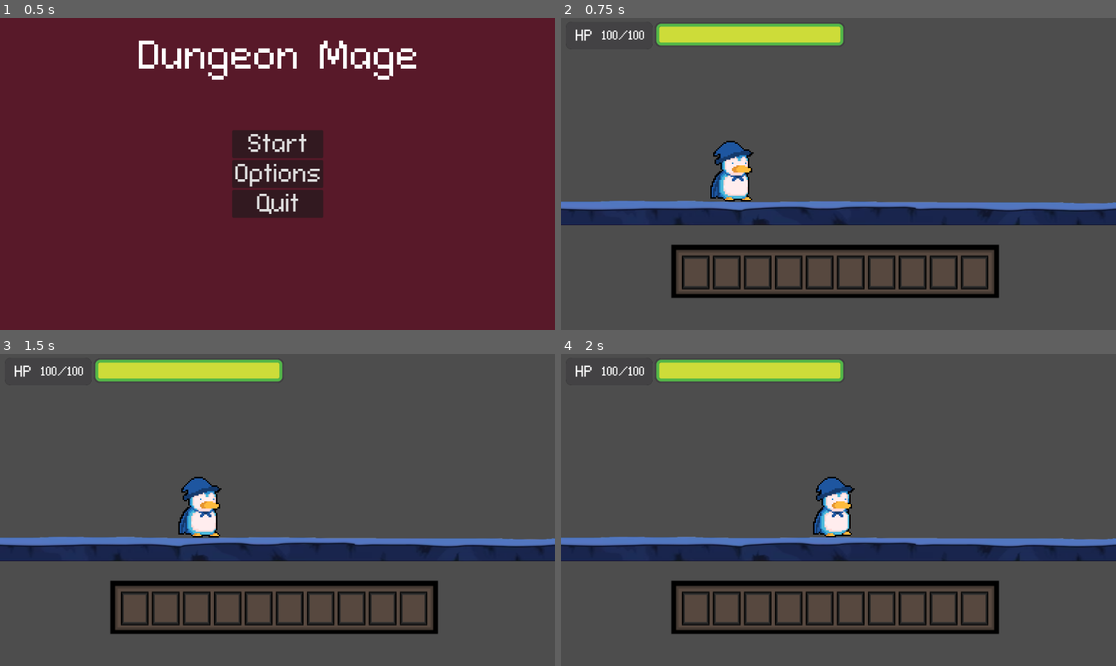
Above: before the commit, frames 1-4 (two rows, left to right).
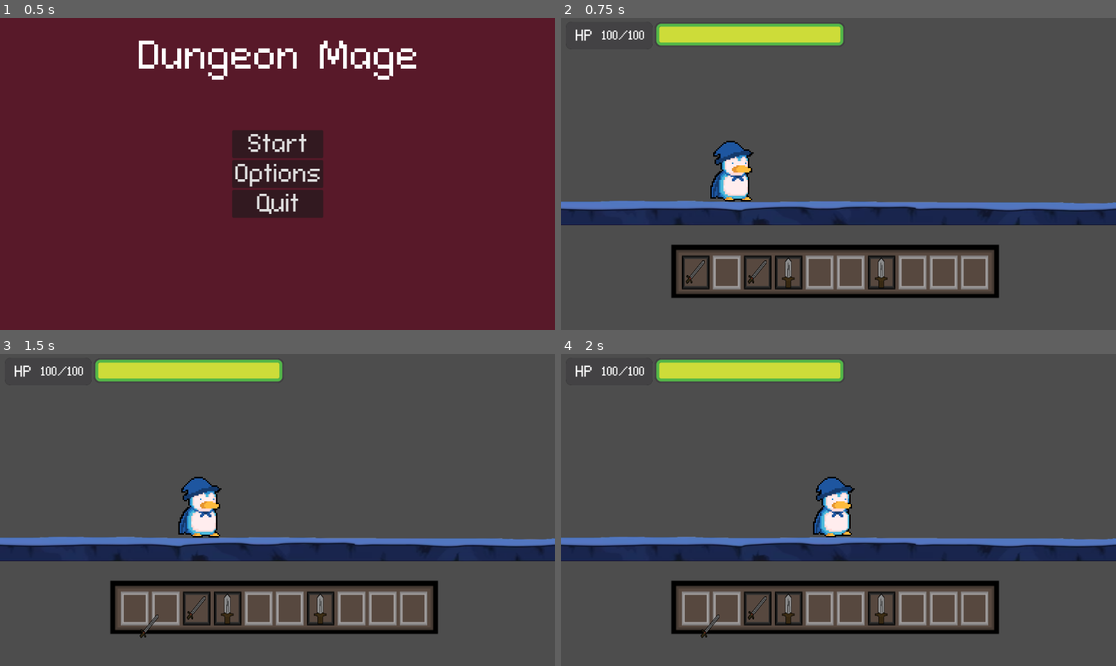
Above: after the commit, the same moments.

Repository: domalomn/DungeonMage
Game: Godot game, scene res://Aaliyah/UI/UI/main_menu.tscn
Same seed, same stepped clock (60 frames per second), same inputs: the game is played once before the commit and once after it. The engine's default icon, where the game draws it, is replaced by a stand-in: a white triangle on a blue panel in a dark square.
Inputs (mouse positions are in pixels of both pictures, inside the frame that each line leads up to):
- Up to frame 1 (0.5 s): no input
- Up to frame 2 (0.75 s): click "Start" at 0.5 s
- Up to frame 3 (1.5 s): tap Enter (ui_accept) at 1.25 s; move the mouse to (133, 609) at 1.27 s; hold Right (right) from 1.28 s (still down); tap Ctrl (A) at 1.35 s; click (133, 609) at 1.42 s
- Up to frame 4 (2 s): keep holding Right (right); tap Enter (ui_accept) at 1.52 s

Frame 1 is identical in both runs. In frame 2, 1.7% of the frame differs, in the area x 22-77%, y 75-88%; in frame 3, 1.9%, in the area x 21-77%, y 75-92%; in frame 4, 1.9%.
Error before the commit: Invalid assignment of property or key 'holding_item' with value of type 'Panel (SlotClass)' on a base object of type 'null instance'. (res://Josh/Slot.gd:36)

Commit message:
Fixed Item Slots

Diff:
--- /dev/null
+++ b/Dom/DomTestScene.gd
@@ -0,0 +1,24 @@
+extends Node2D
+
+const slotScene = preload("res://start_screen.tscn")
+
+
+var Arr : Array = []
+
+
+func _ready():
+	for x in $Rect/GC.get_children():
+		Arr.append(x)
+
+
+func _button_press(number,string="Hello"):
+	print(number)
+	print(string)
+
+	emit_signal("onMyGrave")
+
+
+
+
+func _I_Die(val):
+	print(val)
--- /dev/null
+++ b/Dom/DomTestScene.tscn
@@ -0,0 +1,22 @@
+[gd_scene load_steps=2 format=3 uid="uid://nv4aln05on6s"]
+
+[ext_resource type="Script" path="res://Dom/DomTestScene.gd" id="1_hgeue"]
+
+[node name="testScene" type="Node2D"]
+script = ExtResource("1_hgeue")
+
+[node name="Button" type="Button" parent="."]
+offset_right = 176.0
+offset_bottom = 43.0
+text = "32
+"
+
+[node name="Button2" type="Button" parent="."]
+offset_left = 191.0
+offset_top = 3.0
+offset_right = 367.0
+offset_bottom = 46.0
+text = "65"
+
+[connection signal="pressed" from="Button" to="." method="_button_press" binds= [32]]
+[connection signal="pressed" from="Button2" to="." method="_button_press" binds= [65, "Goodbye"]]
--- a/Josh/ItemImages.gd
+++ b/Josh/ItemImages.gd
@@ -1,9 +1,9 @@
 extends Node2D
 
 # Called when the node enters the scene tree for the first time.
-func _ready():
-	print("it works")
-	if randi() % 2 == 0:
-		$TextureRect.texture = load("res://Art/Sword.png")
-	else:
-		$TextureRect.texture = load("res://Art/Throwing Knife.png")
+const Textures : Array[Texture] = [
+	preload("res://Josh/Art/Sword.png"),
+	preload("res://Josh/Art/Throwing Knife.png")
+]
+
+func _ready(): $TextureRect.texture = Textures[randi_range(0,1)]
--- a/Josh/Slot.gd
+++ b/Josh/Slot.gd
@@ -5,42 +5,32 @@
 var ItemClass = preload("res://Josh/Item.tscn")
 var item = null
 
-var default_tex = preload("res://Josh/Art/Button.png")
-var empty_tex = preload("res://Josh/Art/ButtonEmpty.png")
-
-var default_style: StyleBoxTexture = null
-var empty_style: StyleBoxTexture = null
 # Called when the node enters the scene tree for the first time.
 func _ready():
-	default_style = StyleBoxTexture.new()
-	empty_style = StyleBoxTexture.new()
-	default_style.texture = default_tex
-	empty_style.texture = empty_tex
 
 	randomize()
 	if randi() % 2 == 0:
-		print("is it working?")
 		item = ItemClass.instantiate()
 		add_child(item)
 	refresh_style()
 
 func refresh_style():
-	if item == null:
-		set('custom_styles/panel', empty_style)
-	else:
-		set('custom_styles/panel', default_style)
+	if item == null: theme_type_variation = "Empty"
+	else: theme_type_variation = "Held"
 
 func pickFromSlot():
-	var inventoryNode = find_parent("Inventory_Gui")
-	item.reparent(inventoryNode)
-	inventoryNode.holding_item = self
-	item = null
-	refresh_style()
+	var inventoryNode = get_tree().get_first_node_in_group("InventoryGui")
+	remove_child(item)
+	inventoryNode.add_child(item)
+
+	set_deferred("item",null)
+	call_deferred("refresh_style")
+	return item
 
 func putIntoSlot(new_item):
 	item = new_item
 	item.position = Vector2(0,0)
-	var inventoryNode = find_parent("Inventory_Gui")
+	var inventoryNode = get_tree().get_first_node_in_group("InventoryGui")
 	inventoryNode.remove_child(item)
 	add_child(item)
-	refresh_style()
+	call_deferred("refresh_style")
--- a/Josh/inventory_Gui.gd
+++ b/Josh/inventory_Gui.gd
@@ -16,11 +16,12 @@
 					slot.putIntoSlot(holding_item)
 					holding_item = null
 				else:
-					var temp_item = slot.item
-					slot.pickFromSlot()
-					temp_item.global_position = event.global_position
-					slot.putIntoSlot(holding_item)
+					var temp_item = slot.pickFromSlot()
+					temp_item.global_position = get_global_mouse_position()
+
+					slot.call_deferred("putIntoSlot",holding_item)
 					holding_item = temp_item
+
 			elif slot.item:
 				holding_item = slot.pickFromSlot()
 				holding_item.global_position = get_global_mouse_position()
--- a/Josh/inventory_Gui.tscn
+++ b/Josh/inventory_Gui.tscn
@@ -1,14 +1,11 @@
-[gd_scene load_steps=6 format=3 uid="uid://b3ctjyrhjwgo6"]
+[gd_scene load_steps=5 format=3 uid="uid://b3ctjyrhjwgo6"]
 
 [ext_resource type="Script" path="res://Josh/inventory_Gui.gd" id="1_fs45b"]
 [ext_resource type="Texture2D" uid="uid://52feq4kfp2wp" path="res://Josh/Art/InventoryGui.png" id="2_b5dmn"]
-[ext_resource type="Texture2D" uid="uid://dmjihbv2b2d7x" path="res://Josh/Art/Button.png" id="3_vd8os"]
+[ext_resource type="Theme" uid="uid://bykmy2e7k7fqa" path="res://Josh/items/SlotTheme.tres" id="3_x6yd0"]
 [ext_resource type="Script" path="res://Josh/Slot.gd" id="4_n5qpo"]
 
-[sub_resource type="StyleBoxTexture" id="StyleBoxTexture_05h81"]
-texture = ExtResource("3_vd8os")
-
-[node name="InventoryGui" type="Control"]
+[node name="InventoryGui" type="Control" groups=["InventoryGui"]]
 layout_mode = 3
 anchors_preset = 15
 anchor_right = 1.0
@@ -39,59 +36,69 @@
 [node name="Slot1" type="Panel" parent="TextureRect/GridContainer"]
 custom_minimum_size = Vector2(75, 75)
 layout_mode = 2
-theme_override_styles/panel = SubResource("StyleBoxTexture_05h81")
+theme = ExtResource("3_x6yd0")
+theme_type_variation = &"Held"
 script = ExtResource("4_n5qpo")
 
 [node name="Slot2" type="Panel" parent="TextureRect/GridContainer"]
 custom_minimum_size = Vector2(75, 75)
 layout_mode = 2
-theme_override_styles/panel = SubResource("StyleBoxTexture_05h81")
+theme = ExtResource("3_x6yd0")
+theme_type_variation = &"Held"
 script = ExtResource("4_n5qpo")
 
 [node name="Slot3" type="Panel" parent="TextureRect/GridContainer"]
 custom_minimum_size = Vector2(75, 75)
 layout_mode = 2
-theme_override_styles/panel = SubResource("StyleBoxTexture_05h81")
+theme = ExtResource("3_x6yd0")
+theme_type_variation = &"Held"
 script = ExtResource("4_n5qpo")
 
 [node name="Slot4" type="Panel" parent="TextureRect/GridContainer"]
 custom_minimum_size = Vector2(75, 75)
 layout_mode = 2
-theme_override_styles/panel = SubResource("StyleBoxTexture_05h81")
+theme = ExtResource("3_x6yd0")
+theme_type_variation = &"Held"
 script = ExtResource("4_n5qpo")
 
 [node name="Slot5" type="Panel" parent="TextureRect/GridContainer"]
 custom_minimum_size = Vector2(75, 75)
 layout_mode = 2
-theme_override_styles/panel = SubResource("StyleBoxTexture_05h81")
+theme = ExtResource("3_x6yd0")
+theme_type_variation = &"Held"
 script = ExtResource("4_n5qpo")
 
 [node name="Slot6" type="Panel" parent="TextureRect/GridContainer"]
 custom_minimum_size = Vector2(75, 75)
 layout_mode = 2
-theme_override_styles/panel = SubResource("StyleBoxTexture_05h81")
+theme = ExtResource("3_x6yd0")
+theme_type_variation = &"Held"
 script = ExtResource("4_n5qpo")
 
 [node name="Slot7" type="Panel" parent="TextureRect/GridContainer"]
 custom_minimum_size = Vector2(75, 75)
 layout_mode = 2
-theme_override_styles/panel = SubResource("StyleBoxTexture_05h81")
+theme = ExtResource("3_x6yd0")
+theme_type_variation = &"Held"
 script = ExtResource("4_n5qpo")
 
 [node name="Slot8" type="Panel" parent="TextureRect/GridContainer"]
 custom_minimum_size = Vector2(75, 75)
 layout_mode = 2
-theme_override_styles/panel = SubResource("StyleBoxTexture_05h81")
+theme = ExtResource("3_x6yd0")
+theme_type_variation = &"Held"
 script = ExtResource("4_n5qpo")
 
 [node name="Slot9" type="Panel" parent="TextureRect/GridContainer"]
 custom_minimum_size = Vector2(75, 75)
 layout_mode = 2
-theme_override_styles/panel = SubResource("StyleBoxTexture_05h81")
+theme = ExtResource("3_x6yd0")
+theme_type_variation = &"Empty"
 script = ExtResource("4_n5qpo")
 
 [node name="Slot10" type="Panel" parent="TextureRect/GridContainer"]
 custom_minimum_size = Vector2(75, 75)
 layout_mode = 2
-theme_override_styles/panel = SubResource("StyleBoxTexture_05h81")
+theme = ExtResource("3_x6yd0")
+theme_type_variation = &"Empty"
 script = ExtResource("4_n5qpo")
--- /dev/null
+++ b/Josh/items/ItemSlotTheme.tres
@@ -0,0 +1,7 @@
+[gd_resource type="StyleBoxTexture" load_steps=2 format=3 uid="uid://pet58ndnhfwj"]
+
+[ext_resource type="Texture2D" uid="uid://dmjihbv2b2d7x" path="res://Josh/Art/Button.png" id="1_i4alm"]
+
+[resource]
+resource_local_to_scene = true
+texture = ExtResource("1_i4alm")
--- /dev/null
+++ b/Josh/items/SlotTheme.tres
@@ -0,0 +1,24 @@
+[gd_resource type="Theme" load_steps=6 format=3 uid="uid://bykmy2e7k7fqa"]
+
+[ext_resource type="Texture2D" uid="uid://jnt1ppn3ihbb" path="res://Josh/Art/ButtonEmpty.png" id="1_63o1r"]
+[ext_resource type="Texture2D" uid="uid://dmjihbv2b2d7x" path="res://Josh/Art/Button.png" id="1_j84xd"]
+
+[sub_resource type="StyleBoxTexture" id="StyleBoxTexture_qjut0"]
+resource_local_to_scene = true
+texture = ExtResource("1_63o1r")
+
+[sub_resource type="StyleBoxTexture" id="StyleBoxTexture_voyy3"]
+resource_local_to_scene = true
+texture = ExtResource("1_j84xd")
+
+[sub_resource type="StyleBoxTexture" id="StyleBoxTexture_t8uyv"]
+resource_local_to_scene = true
+texture = ExtResource("1_j84xd")
+
+[resource]
+Default/base_type = &"Panel"
+Empty/base_type = &"Panel"
+Empty/styles/panel = SubResource("StyleBoxTexture_qjut0")
+Held/base_type = &"Panel"
+Held/styles/panel = SubResource("StyleBoxTexture_voyy3")
+Panel/styles/panel = SubResource("StyleBoxTexture_t8uyv")
--- a/Networking/PeerToPeerConnection.gd
+++ b/Networking/PeerToPeerConnection.gd
@@ -25,6 +25,7 @@
 	multiplayer.set_multiplayer_peer(peer)
 	print("waiting for players")
 
+	sendPlayerInfo("Host",multiplayer.get_unique_id())
 
 func _joinGame():
 	peer = ENetMultiplayerPeer.new()
@@ -47,11 +48,26 @@
 func _playerConnected(id):
 	print("Connected " + str(id))
 
+
 func _playerDisconnected(id):
 	print("Connection Failed " + str(id))
 
 func _serverConnected():
 	print("Connected to Server")
 
+	sendPlayerInfo.rpc_id(1,"Groupie",multiplayer.get_unique_id())
+
 func _failedConnection():
 	print("Connection Failed")
+
+@rpc("any_peer")
+func sendPlayerInfo(name,id):
+	if !Multiplayer.Players.has(id):
+		Multiplayer.Players[id] = {
+			"name": name,
+			"id": id
+		}
+
+	if multiplayer.is_server():
+		for x in Multiplayer.Players:
+			sendPlayerInfo.rpc(Multiplayer.Players[x].name,x)
--- a/project.godot
+++ b/project.godot
@@ -21,6 +21,7 @@
 File="*res://Autoload/FileLoader.tscn"
 Global="*res://Autoload/GlobalNode.tscn"
 SceneLoader="*res://Autoload/SceneLoader.tscn"
+Multiplayer="*res://Autoload/MultiplayerManager.gd"
 
 [input]
 
